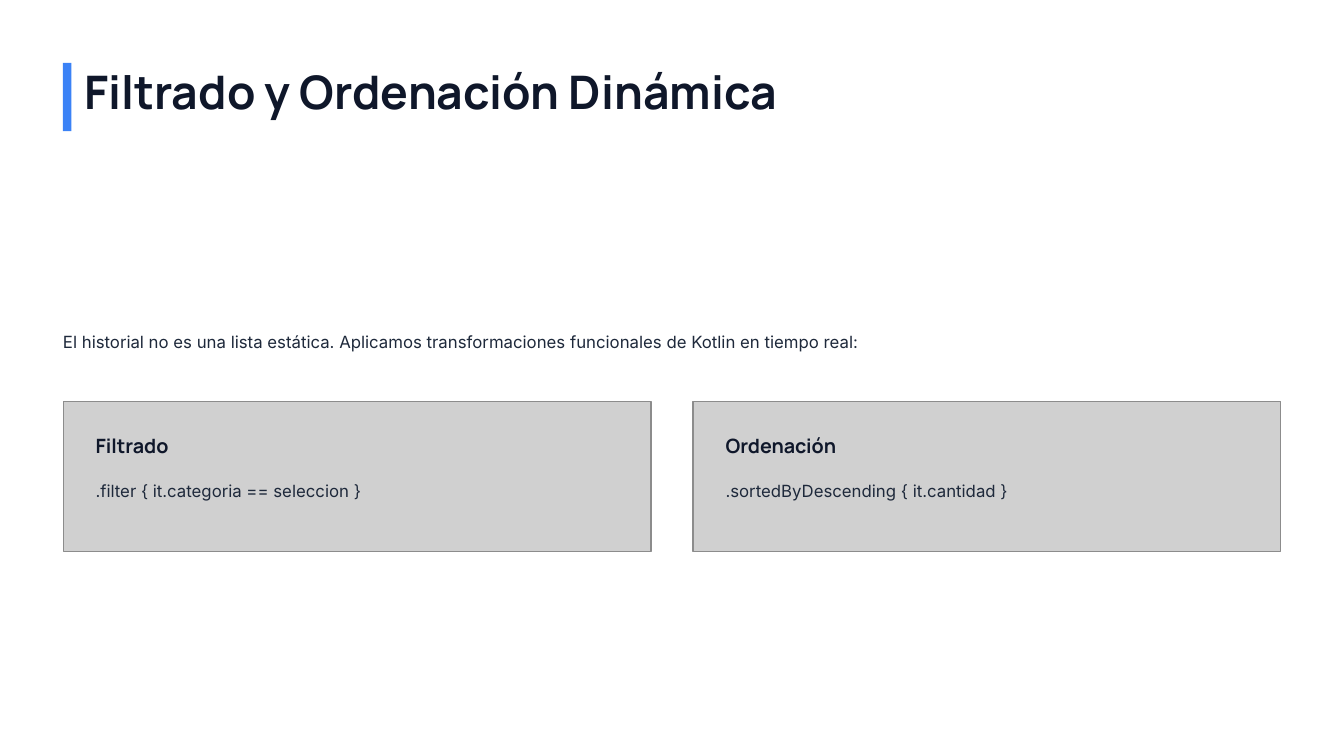
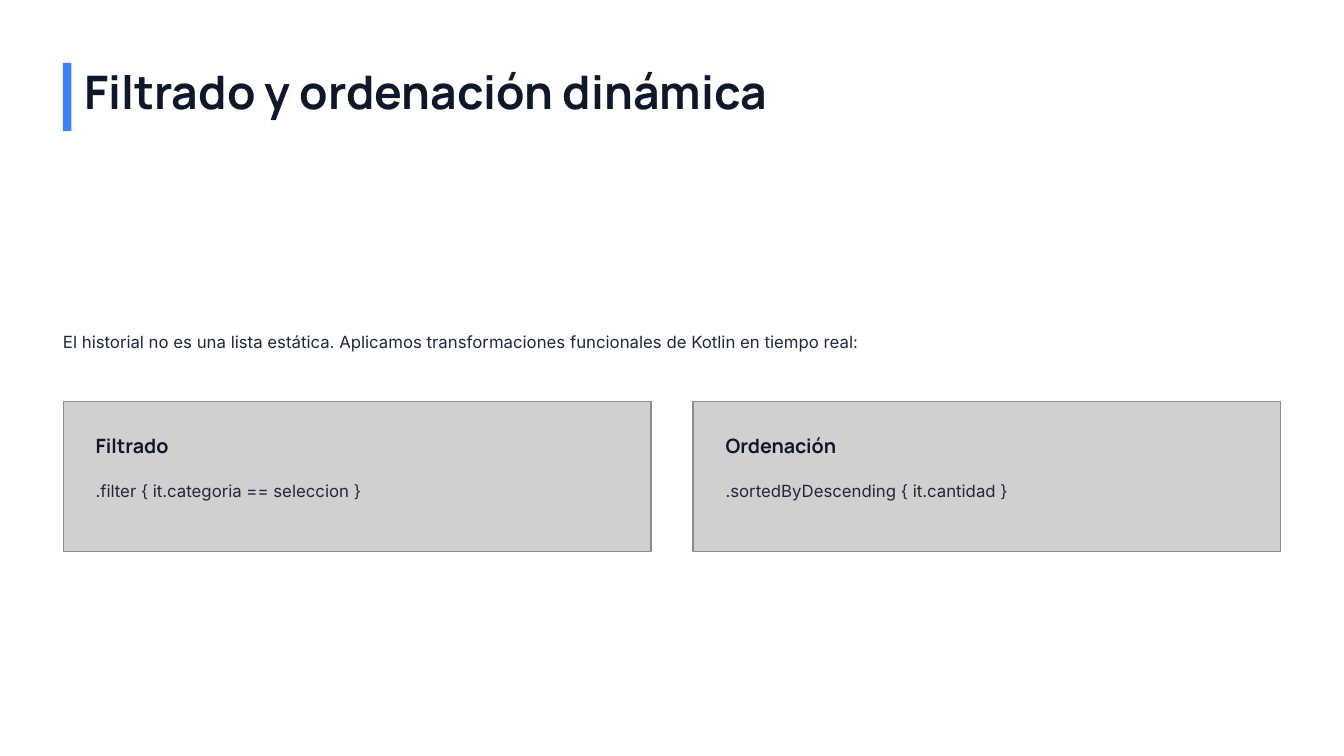
Before and after one commit to fernando-ruiz-rico/android, a slide deck: slide 24 of Android/Gastos/documentacion/presentacion_extendida_app_gastos.pptx. Drawn at 1344x756 pixels with LibreOffice and Linux fonts; fonts in the diff are those of the drawing; grey boxes stand for pictures; background and template pictures are left out. Boxes give left, top, right and bottom in pixels: in the first picture for what was removed or moved away, otherwise in the second. Text is boxed around its words. In the diff, an @@ line names an element or a change of style, - is before the commit and + after.

```diff
--- a/Android/Gastos/documentacion/presentacion_extendida_app_gastos.pptx
+++ b/Android/Gastos/documentacion/presentacion_extendida_app_gastos.pptx
@@ text at bbox=[84, 72, 767, 120]: text changed @@
-Filtrado y Ordenación Dinámica
+Filtrado y ordenación dinámica
```
Also in this commit, not shown: 8 other slides changed, 1 other file.
